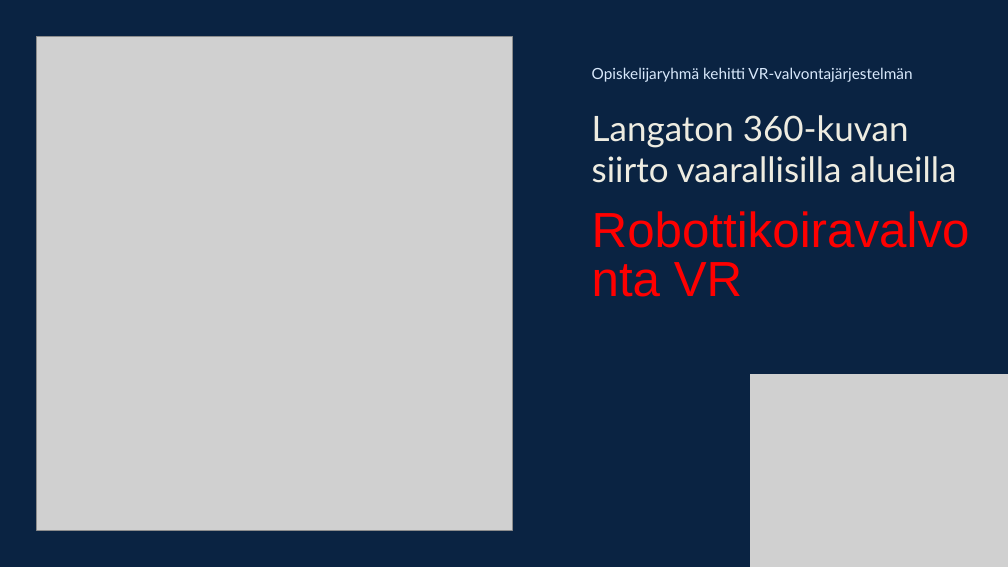
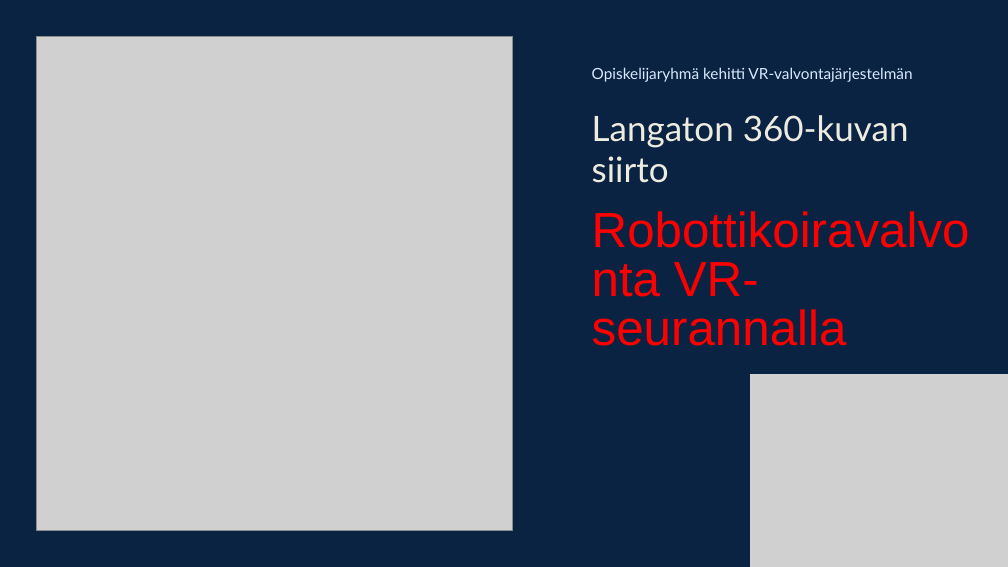
Before and after one commit to Minmyatngwe/TV_AI_AGENT, a slide deck: slide 1 of backend/output/robottikoiravalvonta_vr_seurannalla/powerpoint/second_testing_template.pptx. Drawn at 1008x567 pixels with LibreOffice and Linux fonts; fonts in the diff are those of the drawing; grey boxes stand for pictures. Boxes give left, top, right and bottom in pixels: in the first picture for what was removed or moved away, otherwise in the second. Text is boxed around its words. In the diff, an @@ line names an element or a change of style, - is before the commit and + after.

```diff
--- a/backend/output/robottikoiravalvonta_vr_seurannalla/powerpoint/second_testing_template.pptx
+++ b/backend/output/robottikoiravalvonta_vr_seurannalla/powerpoint/second_testing_template.pptx
@@ text at [592, 115, 909, 183]: text changed @@
-Langaton 360-kuvan siirto vaarallisilla alueilla
+Langaton 360-kuvan siirto
@@ text at [592, 262, 847, 346]: text changed @@
-Robottikoiravalvonta VR
+Robottikoiravalvonta VR-seurannalla
```
Also in this commit, not shown: 8 other files.
